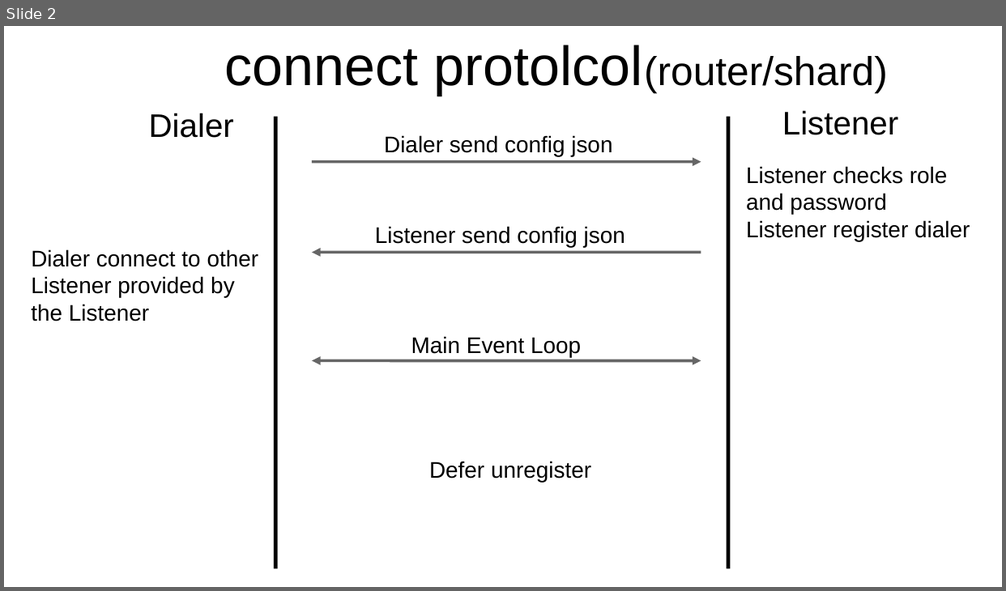
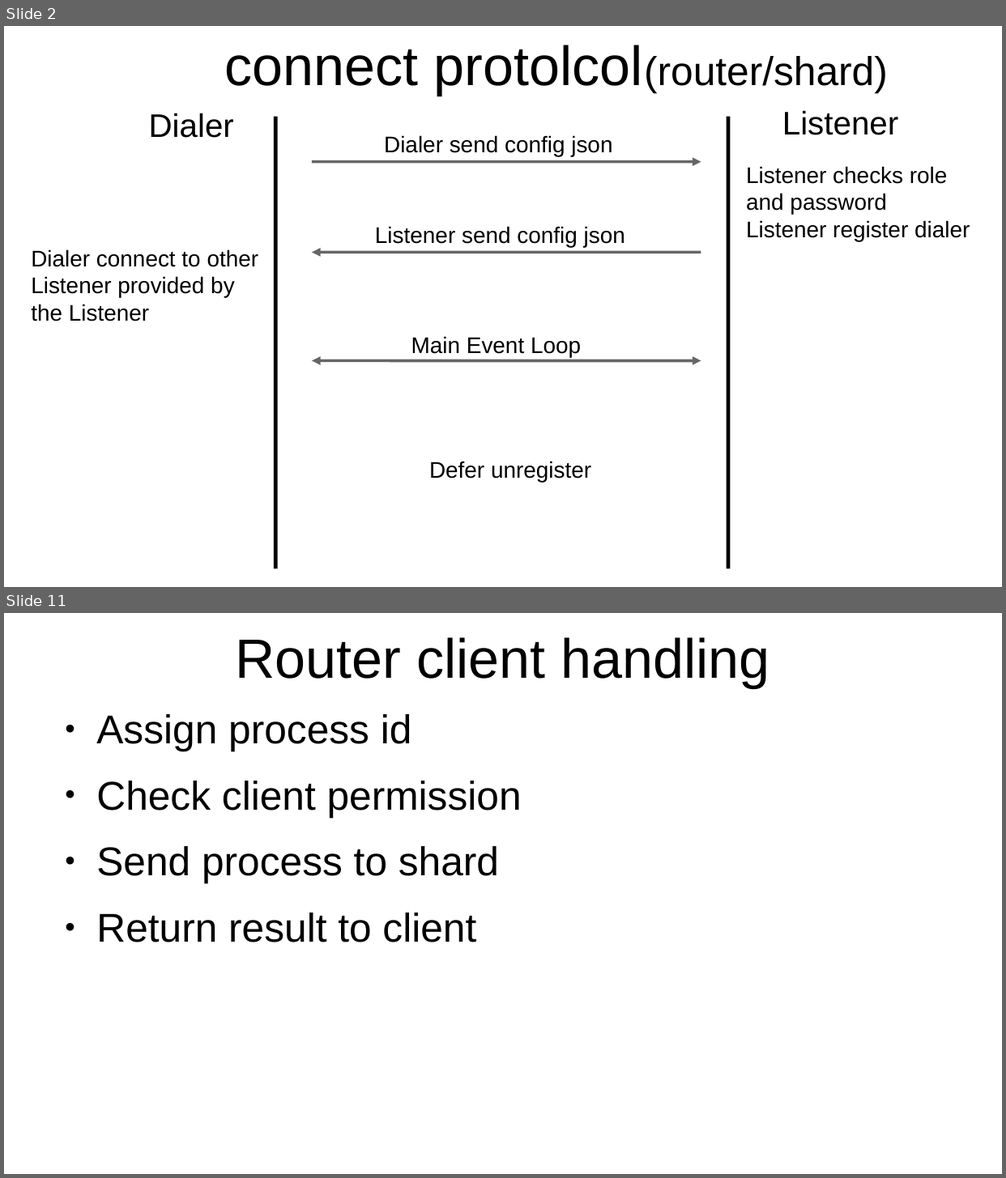
Before and after one commit to YC-Lammy/DejavuDB, a slide deck: doc/concept.odp. Shown one above the other, each under a label of ours: slide 2 before the commit, slides 2 and 11 after it; the slides between them are not shown. The pictures are 1006x591 and 1006x1178 pixels, drawn with LibreOffice and Linux fonts; fonts in the diff are those of the drawing. Boxes give left, top, right and bottom in pixels: in the first picture for what was removed or moved away, otherwise in the second. Text is boxed around its words. In the diff, an @@ line names an element or a change of style, - is before the commit and + after.

```diff
--- a/doc/concept.odp
+++ b/doc/concept.odp
@@ slide 11 added at bbox=[4, 613, 1002, 1174], background #FFFFFF @@
@@ title added at bbox=[235, 637, 769, 688], 44 pt, text #000000 @@
+Router client handling
@@ text added at bbox=[96, 714, 522, 943], 32 pt, text #000000 @@
+● Assign process id
+● Check client permission
+● Send process to shard
+● Return result to client
```
Also in this commit, not shown: 4 slides changed, 4 other slides added, 10 other files.
